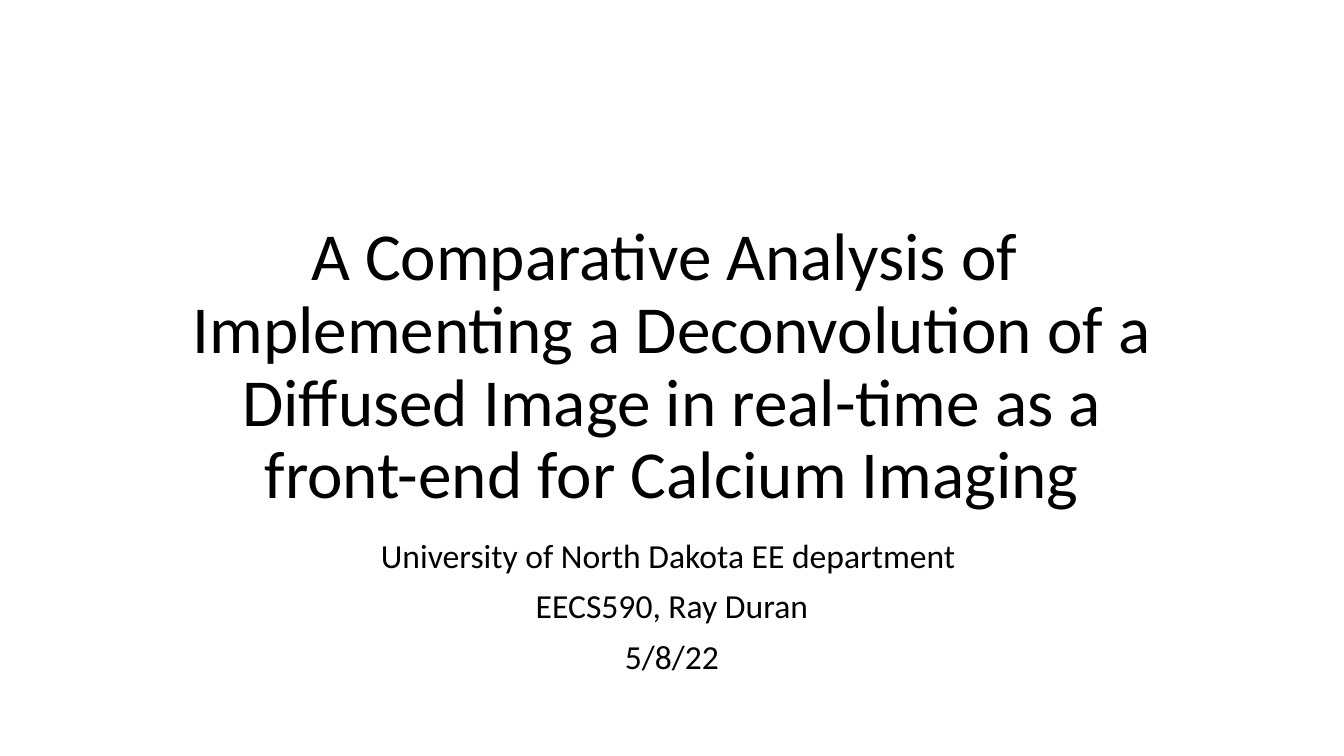
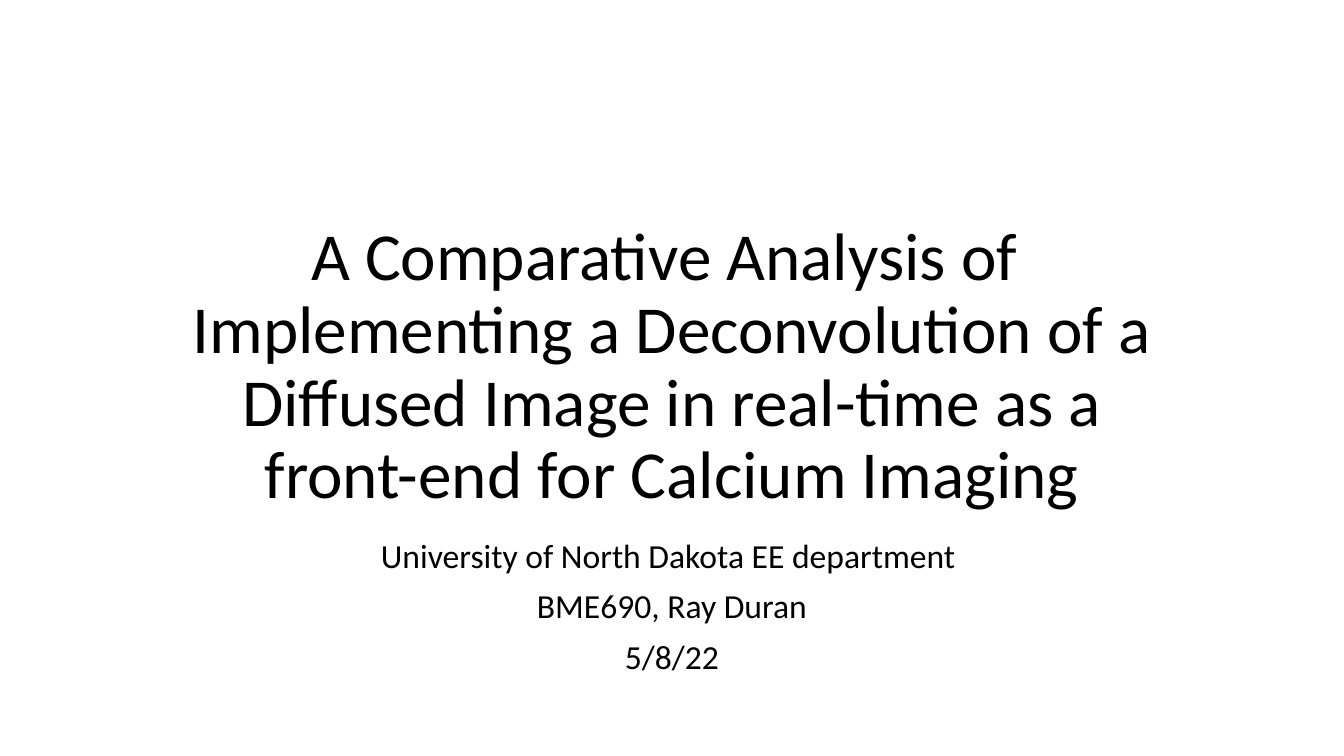
Before and after one commit to mathFPGAseek/und_bme690_SP22, a slide deck: slide 1 of comp_analy_deconv_diffuser_20220508_rev1.pptx. Drawn at 1344x756 pixels with LibreOffice and Linux fonts; fonts in the diff are those of the drawing; background and template pictures are left out. Boxes give left, top, right and bottom in pixels: in the first picture for what was removed or moved away, otherwise in the second. Text is boxed around its words. In the diff, an @@ line names an element or a change of style, - is before the commit and + after.

Commit message:
Added final revision of presentation

```diff
--- a/comp_analy_deconv_diffuser_20220508_rev1.pptx
+++ b/comp_analy_deconv_diffuser_20220508_rev1.pptx
@@ subtitle at box(537, 595, 807, 624): text changed @@
-EECS590, Ray Duran
+BME690, Ray Duran
```
Also in this commit, not shown: 1 other file.
